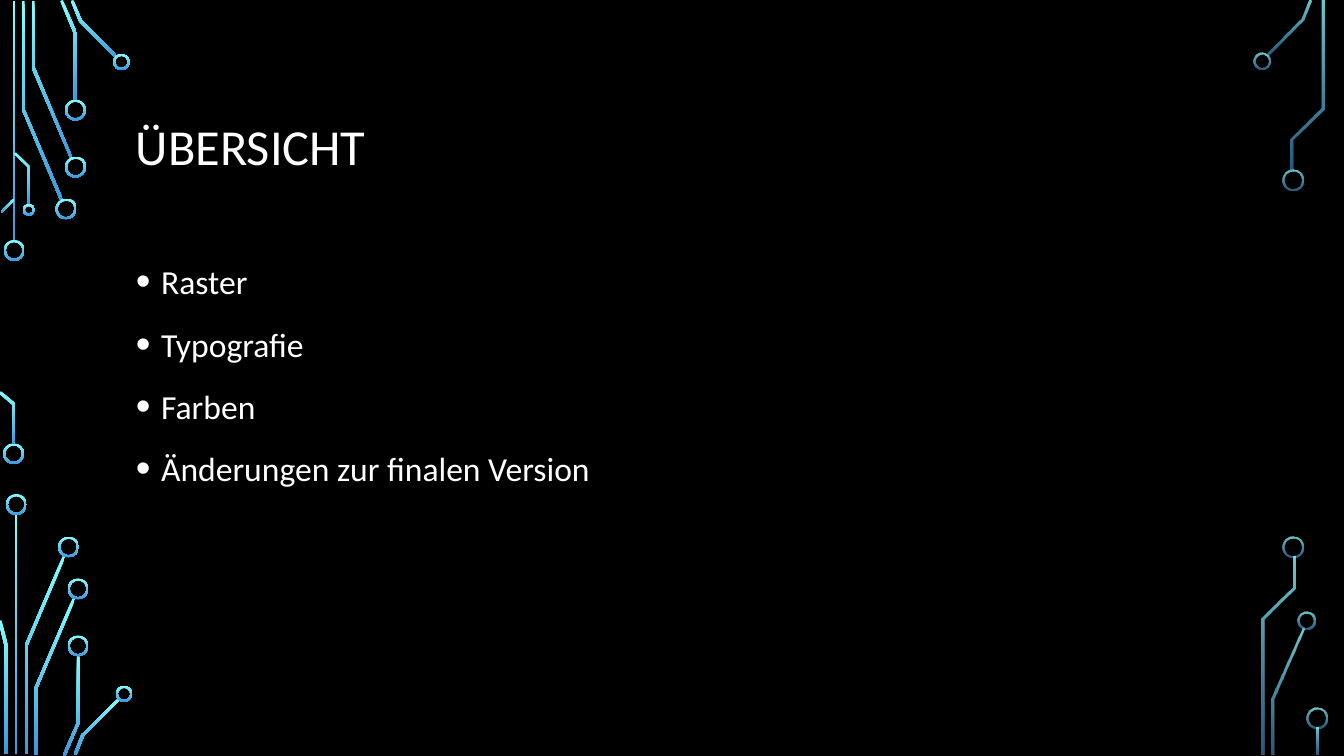
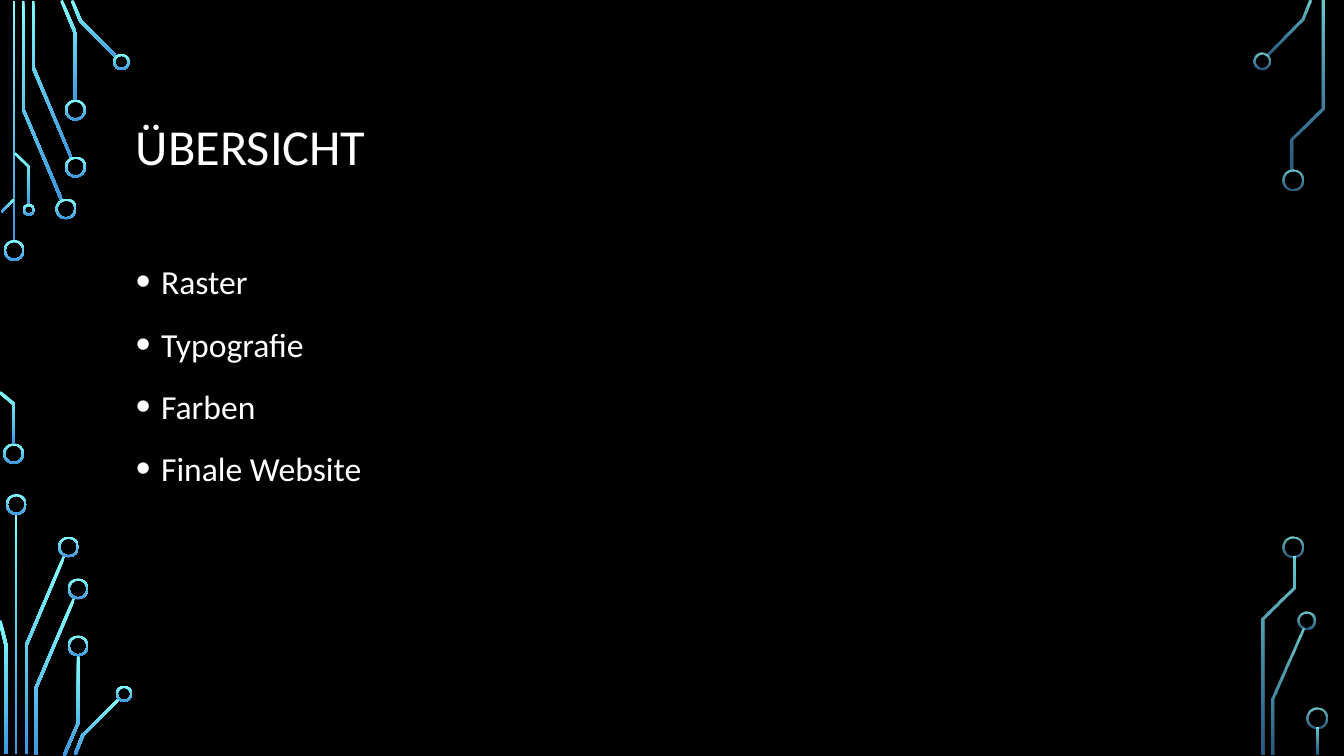
Before and after one commit to fabiankock/SiAI, a slide deck: slide 2 of Präsentationen/Finale_präsentation/siai_endpräsentation.pptx. Drawn at 1344x756 pixels with LibreOffice and Linux fonts; fonts in the diff are those of the drawing; background and template pictures are left out. Boxes give left, top, right and bottom in pixels: in the first picture for what was removed or moved away, otherwise in the second. Text is boxed around its words. In the diff, an @@ line names an element or a change of style, - is before the commit and + after.

```diff
--- a/Präsentationen/Finale_präsentation/siai_endpräsentation.pptx
+++ b/Präsentationen/Finale_präsentation/siai_endpräsentation.pptx
@@ text at (161,457,361,482): text changed @@
-• Änderungen zur finalen Version
+• Finale Website
```
Also in this commit, not shown: 1 slide added, 1 slide removed, 2 other files.
